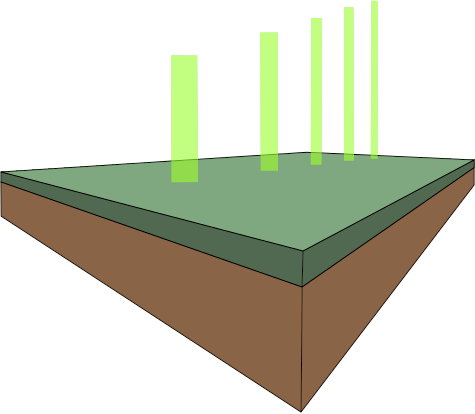
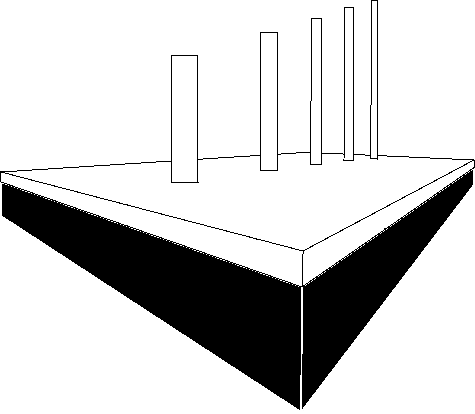
Comparing the layer stacks of the two 475px x 414px images. Changes:
added layer "B&W copy" above "Bars" over [0,0,475,413]
hid "Bars" over [171,0,378,183]
hid "Lines" over [0,151,475,413]
